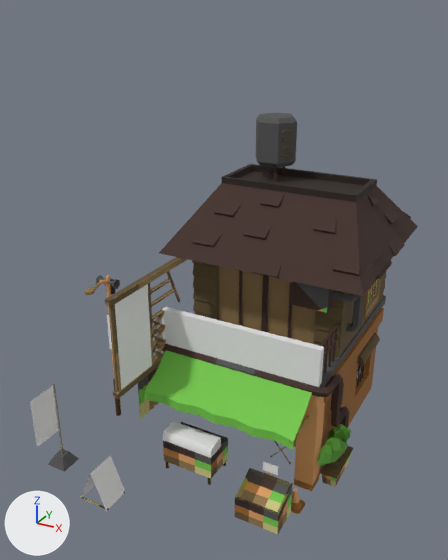
What one commit did to the FBX model Assets/[MengTa]/Mode/House/House0529_2.FBX.
Camera for both pictures: a camera (50 mm lens) standing at (7.51, -17.91, 13.67) and looking at (-1.24, -2.0, 5.71). Arrows for +X, +Y and +Z are at lower left; the lights stay in place. Where no turn or scale is listed for an object, it has been applied to the vertices. Vertices at the same position are counted once.
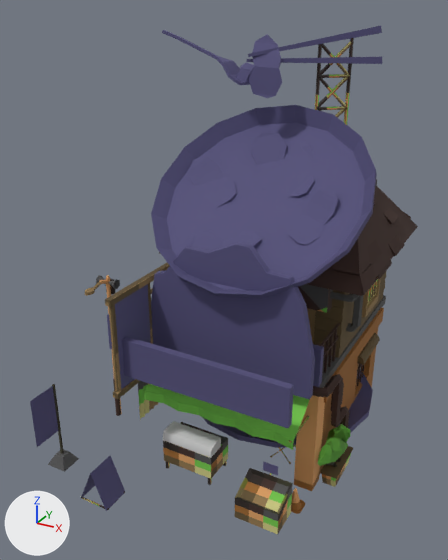
Patch to the scene script:
```diff
--- a/Assets/[MengTa]/Mode/House/House0529_2.FBX.py
+++ b/Assets/[MengTa]/Mode/House/House0529_2.FBX.py
@@ mat_mat_cover @@
 mat_mat_cover = principled_material('Mat_Cover')
-mat_mat_cover.base_color = (0.804, 0.804, 0.804)  # white #e8e8e8
+mat_mat_cover.base_color = (0.0863, 0.0784, 0.192)  # dark blue #534f79
 mat_mat_cover.roughness = 0.859
@@ me_mesh_030 @@
 me_mesh_030.from_pydata(...)  # 22 vertices, 14 faces; spans x -2.323..-1.289, y -2.969..-2.041, z -0.292..0.939
-me_mesh_030.materials.append(mat_mat_cover)  # white #e8e8e8
+# me_mesh_030 part 1: the loose piece of 6 vertices spanning x -2.314..-1.311, y -2.969..-2.041, z -0.292..0.939 is deleted
 me_mesh_030.materials.append(mat_04___default)
@@ ob_water_tower @@
-ob_water_tower = bpy.data.objects.new('Water tower', me_mesh_014)
@@ ob_object021 @@
+ob_object021 = bpy.data.objects.new('Object021', me_mesh_038)  # 76 vertices, 82 faces; spans x -3.15..3.51, y -0.39..6.27, z -9.22..-8.33; in mat_mat_cover (dark blue #534f79)
+ob_object021.location = (-0.18, -2.94, 9.35)
@@ ob_object020 @@
+ob_object020 = bpy.data.objects.new('Object020', me_mesh_037)  # 6 vertices, 2 faces; spans x -2.314..-1.311, y -2.969..-2.041, z -0.292..0.939; in mat_mat_cover (dark blue #534f79)
+ob_object020.location = (-1.03, -4.25, 0.29)
@@ ob_cylinder010 @@
+ob_cylinder010 = bpy.data.objects.new('Cylinder010', me_mesh_033_1)  # 46 vertices, 42 faces; spans x -4.49..-0.99, y -0.6..0.31, z 11.52..13.0; in mat_mat_cover (dark blue #534f79)
+ob_cylinder010.location = (0.0, 0.0, 0.0)
@@ ob_object019 @@
+ob_object019 = bpy.data.objects.new('Object019', me_mesh_036)  # 128 vertices, 60 faces; spans x 0.71..1.6, y 3.4..4.06, z -1.16..3.5; in mat_04___default (picture img_housecolor_png)
+ob_object019.location = (-0.18, -2.94, 9.35)
@@ ob_object023 @@
+ob_object023 = bpy.data.objects.new('Object023', me_mesh_040)  # 12 vertices, 10 faces; spans x -2.65..2.65, y -0.11..0.11, z -0.6..0.6; in mat_mat_cover (dark blue #534f79)
+ob_object023.location = (0.0, -5.55, 4.38)
@@ ob_cylinder011 @@
+ob_cylinder011 = bpy.data.objects.new('Cylinder011', me_mesh_035)  # 232 vertices, 189 faces; spans x -3.15..3.51, y -1.86..4.68, z -2.89..3.83; in mat_mat_cover (dark blue #534f79)
+ob_cylinder011.location = (-0.18, -2.94, 9.35)
@@ ob_object018 @@
+ob_object018 = bpy.data.objects.new('Object018', me_mesh_034)  # 35 vertices, 40 faces; spans x -2.65..2.65, y -0.11..0.11, z -0.6..3.52; in mat_mat_cover (dark blue #534f79)
+ob_object018.location = (0.0, -4.08, 4.38)
```

Where the change shows, as pixel boxes (x1, y1, x2, y2) in the pictures (448 x 560 px):
'Cylinder011', added (blue)
    after: (151, 26, 382, 298)
'Object018', added (blue)
    after: (151, 242, 315, 400)
'Object023', added (blue)
    after: (122, 336, 294, 428)
'Object002', recoloured (grey to blue)
    both: (162, 307, 324, 387)
'Plane004', recoloured (grey to blue)
    both: (115, 284, 152, 390)
'Water tower', deleted (black)
    before: (256, 113, 297, 182)
'Object021', added (blue)
    after: (202, 375, 373, 448)
'Object019', added
    after: (315, 38, 354, 125)
'Object012', recoloured (white to grey)
    both: (163, 421, 221, 458)
'Object014', recoloured (grey to blue)
    both: (81, 455, 125, 511)
'Object020', added (blue)
    after: (81, 455, 125, 511)
'Plane005', recoloured (grey to blue)
    both: (30, 386, 59, 447)
'Cylinder010', added (blue)
    after: (162, 30, 254, 85)
'Object017', recoloured
    both: (263, 461, 278, 475)
part 1 of me_mesh_030, deleted
    before: (81, 455, 125, 511)
'Roof', unchanged, covered by the edit
    before: (159, 164, 418, 296)
    after: (159, 179, 418, 296)
'Plane003', unchanged, covered by the edit
    before: (144, 350, 312, 450)
    after: (144, 384, 309, 450)
'2F', unchanged, covered by the edit
    before: (192, 260, 386, 358)
    after: (307, 272, 386, 358)
